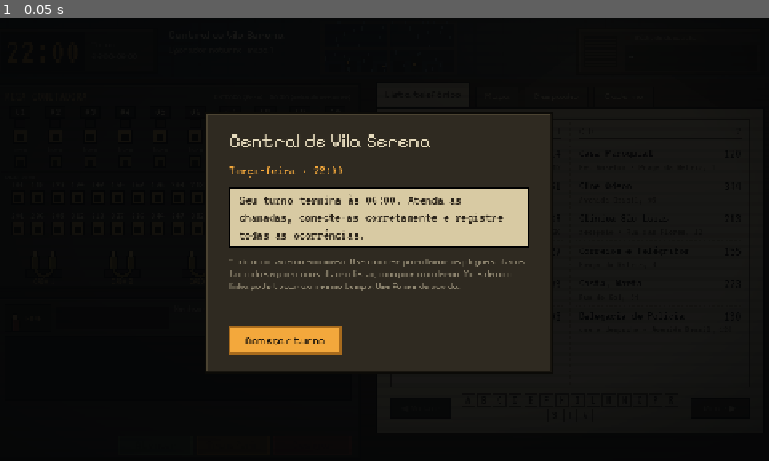
Above: before the commit, frame 1.
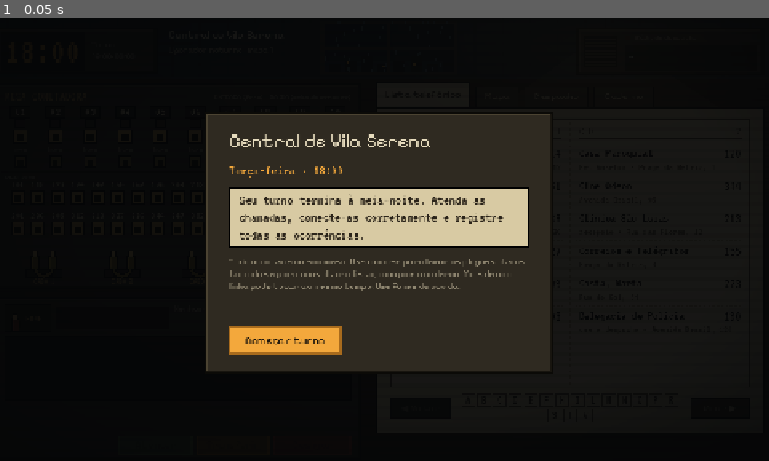
Above: after the commit, the same moment.

Repository: MendelDdS/Project-Switchboard
Game: Godot game, scene res://scenes/main.tscn
Two runs of this game, one before a commit and one after it. Both use one fixed random seed, a clock stepped at 60 frames per second and the inputs below.
Inputs:
- Up to frame 1 (0.05 s): no input

The runs differ from the first frame. In frame 1, 0.2% of the frame differs, in the area x 40-64%, y 33-43%.

Commit message:
feat(#0000): some fixes for recall

Diff:
--- a/data/calls/transfer_27_moca_taxi_ponto_da_rodoviaria.tres
+++ b/data/calls/transfer_27_moca_taxi_ponto_da_rodoviaria.tres
@@ -5,7 +5,7 @@
 [resource]
 script = ExtResource("1_uf2v7")
 caller = "Moça"
-opening = PackedStringArray("Boa noite.", "Preciso de um carro de praça. O primeiro ônibus sai às cinco e eu não posso perder.")
+opening = PackedStringArray("Boa noite.", "Preciso de um carro de praça. O último ônibus sai às onze e eu não posso perder.")
 repeat = "O ponto de táxi da rodoviária."
 target = "176"
 destination = "Táxi, Ponto da Rodoviária"
--- a/data/calls/transfer_28_dona_olga_radio_serena_am.tres
+++ b/data/calls/transfer_28_dona_olga_radio_serena_am.tres
@@ -5,7 +5,7 @@
 [resource]
 script = ExtResource("1_da3kq")
 caller = "Dona Olga"
-opening = PackedStringArray("Boa noite, meu filho.", "Me liga com a rádio? Quero mandar um recado pro meu filho que trabalha na roça. Ele escuta de madrugada.")
+opening = PackedStringArray("Boa noite, meu filho.", "Me liga com a rádio? Quero mandar um recado pro meu filho que trabalha na roça. Ele escuta o programa da noite.")
 repeat = "A Rádio Serena."
 target = "390"
 destination = "Rádio Serena AM"
--- a/data/content.tres
+++ b/data/content.tres
@@ -186,7 +186,7 @@
 [sub_resource type="Resource" id="Resource_2cdgd"]
 script = ExtResource("1_6g7xa")
 name = "Farmácia Central"
-note = "fecha às 20h"
+note = "fecha às 18h"
 address = "Praça da Matriz, 3"
 number = "118"
 closed_at_night = true
@@ -360,7 +360,7 @@
 address = "Rua da Estação, 110"
 number = "176"
 spoken = "o ponto de táxi da rodoviária"
-reasons = PackedStringArray("Preciso de um carro até a rodoviária.", "O primeiro ônibus sai às cinco e eu não posso perder.")
+reasons = PackedStringArray("Preciso de um carro até a rodoviária.", "O último ônibus sai às onze e eu não posso perder.")
 
 [sub_resource type="Resource" id="Resource_uhirb"]
 script = ExtResource("1_6g7xa")
@@ -446,9 +446,10 @@
 callers = PackedStringArray("f:Moradora", "m:Morador", "w:Senhor", "f:Senhora", "m:Rapaz", "f:Moça", "w:Seu Jair", "f:Dona Cida", "m:Seu Valdir", "f:Dona Olga")
 retry_missed = PackedStringArray("Liguei agora há pouco e ninguém atendeu!", "Central? Até que enfim! Já liguei antes.", "Tô tentando faz tempo. Ninguém atende essa central?")
 retry_wrong_info = PackedStringArray("O número que o senhor me deu não era o certo.", "Liguei pro número que o senhor passou e era de outra pessoa!", "Central, a informação que o senhor me deu tava errada.")
+retry_wrong_number = PackedStringArray("Central, vocês me ligaram pro número errado! Agora me passa pro certo, por favor.", "Liguei antes e fui parar no lugar errado! Vamos tentar de novo.", "Me conectaram com uma pessoa nada a ver! Quero o número certo desta vez.")
 retry_worse = PackedStringArray("Central! Ninguém apareceu aqui e tá ficando pior!", "Liguei mais cedo e ninguém veio! Tá piorando!", "Pelo amor de Deus, cadê o socorro? Piorou!")
 retry_too_late = PackedStringArray("Liguei mais cedo. Ninguém veio. Agora não adianta mais.", "Não precisa mandar mais ninguém. Já era.", "Vocês demoraram demais. Eu só queria que soubessem.")
-woken_up = PackedStringArray("Alô? Quem é, a essa hora?", "Hã? Me acordou no meio da madrugada!", "Quem tá ligando? Aqui tá todo mundo dormindo!", "Alô?! Isso é hora?")
+woken_up = PackedStringArray("Alô? Quem é, a essa hora?", "Hã? Isso é hora de ligar pros outros?", "Quem tá ligando? Aqui tá todo mundo dormindo!", "Alô?! Isso é hora?")
 gave_up = PackedStringArray("Quer saber? Esquece. Eu ligo amanhã.", "Errou de novo? Deixa pra lá.", "Não, chega. Boa noite.")
 news_ok = PackedStringArray("{occurrence} na {address}: socorro chega a tempo.", "{occurrence} na {address}: equipe controla a situação.")
 news_late = PackedStringArray("{occurrence} na {address}: socorro chega com atraso.", "{occurrence} na {address}: moradores reclamam da demora.")
--- a/scenes/main.tscn
+++ b/scenes/main.tscn
@@ -115,7 +115,7 @@
 
 [node name="Clock" type="Label" parent="Layout/Columns/Left/TopLeft/ClockPanel/HBox/Face"]
 layout_mode = 2
-text = "22:00"
+text = "18:00"
 theme_override_fonts/font = ExtResource("4_vt323_regula")
 theme_override_colors/font_color = Color(0.9529, 0.6588, 0.2353, 1)
 theme_override_font_sizes/font_size = 60
@@ -125,7 +125,7 @@
 
 [node name="Shift" type="Label" parent="Layout/Columns/Left/TopLeft/ClockPanel/HBox"]
 layout_mode = 2
-text = "Turno\n22:00–06:00"
+text = "Turno\n18:00–00:00"
 theme_type_variation = &"DimLabel"
 theme_override_font_sizes/font_size = 13
 size_flags_vertical = 4
--- a/scenes/ui/intro.tscn
+++ b/scenes/ui/intro.tscn
@@ -41,7 +41,7 @@
 
 [node name="Date" type="Label" parent="Center/Card/VBox"]
 layout_mode = 2
-text = "Terça-feira · 22:00"
+text = "Terça-feira · 18:00"
 theme_override_fonts/font = ExtResource("3_vt323_regula")
 theme_override_colors/font_color = Color(0.9529, 0.6588, 0.2353, 1)
 theme_override_font_sizes/font_size = 24
@@ -52,7 +52,7 @@
 
 [node name="Text" type="Label" parent="Center/Card/VBox/Note"]
 layout_mode = 2
-text = "Seu turno termina às 06:00. Atenda as chamadas, conecte-as corretamente e registre todas as ocorrências."
+text = "Seu turno termina à meia-noite. Atenda as chamadas, conecte-as corretamente e registre todas as ocorrências."
 theme_type_variation = &"InkMonoLabel"
 theme_override_font_sizes/font_size = 24
 autowrap_mode = 3
--- a/scripts/conversation.gd
+++ b/scripts/conversation.gd
@@ -112,6 +112,8 @@
 			return await say(c, GameData.pick(C.retry_missed))
 		PhoneCall.Retry.WRONG_INFO:
 			return await say(c, GameData.pick(C.retry_wrong_info))
+		PhoneCall.Retry.WRONG_NUMBER:
+			return await say(c, GameData.pick(C.retry_wrong_number))
 		PhoneCall.Retry.WORSE:
 			return await say(c, GameData.pick(C.retry_too_late if c.too_late else C.retry_worse))
 	return true
--- a/scripts/data/game_content.gd
+++ b/scripts/data/game_content.gd
@@ -14,7 +14,7 @@
 @export var occurrences: PackedStringArray = []
 
 @export_group("Agenda")
-## Minutos depois das 22:00 em que tocam as 4 ligações principais
+## Minutos depois do início do turno (18:00) em que tocam as 4 ligações principais
 ## (transferência de estabelecimento, transferência de pessoa, emergência, trote).
 @export var main_call_at: PackedFloat32Array = [5, 38, 84, 170]
 
@@ -56,6 +56,8 @@
 @export var retry_missed: PackedStringArray = []
 ## Quem liga de novo porque recebeu a informação errada.
 @export var retry_wrong_info: PackedStringArray = []
+## Quem liga de novo porque foi conectado ao número errado (e pede o certo).
+@export var retry_wrong_number: PackedStringArray = []
 ## Emergência que liga de novo: ninguém chegou e a situação piorou (ainda dá para despachar).
 @export var retry_worse: PackedStringArray = []
 ## Emergência que liga de novo quando já não adianta.
--- a/scripts/main.gd
+++ b/scripts/main.gd
@@ -5,12 +5,14 @@
 ##
 ## Laço: ATENDER → ENTENDER → CONSULTAR → CONECTAR/DESPACHAR → REGISTRAR → CONTINUAR
 
-const GAME_MIN_PER_SEC := 1.0           # 480 minutos de turno ≈ 8 minutos reais
-const SHIFT_END := 480.0
+const GAME_MIN_PER_SEC := 1.0           # 360 minutos de turno ≈ 6 minutos reais
+const SHIFT_START_HOUR := 18            # o turno vai das 18:00...
+const SHIFT_END := 360.0                # ...até 00:00 (minutos depois do início)
 const FILLER_GAP := 25.0                # minutos de jogo entre uma ligação extra e qualquer outra
 const PEAK_CHANCE := 0.35               # chance de um pico (duas ou três linhas tocando juntas) no turno
-const MYST_FROM := 240.0                # a ligação desconhecida toca em algum momento entre 02:00...
-const MYST_TO := 450.0                  # ...e 05:30 (minutos após 22:00)
+const MYST_FROM := 240.0                # a ligação desconhecida toca em algum momento entre 22:00...
+const MYST_TO := 330.0                  # ...e 23:30 (minutos após o início do turno)
+const FILLERS := Vector2i(4, 6)         # quantas ligações extras no turno
 const TALK_LEN := Vector2(45.0, 90.0)   # duração (min de jogo) de uma conversa transferida
 const TEMPLATE_CHANCE := 0.5            # chance de uma extra (ou a emergência) vir de um molde e não de um roteiro escrito
 const GIVE_UP_SEC := 60.0               # ligações extras desistem se ninguém atende (as principais aguentam 1,5x)
@@ -25,7 +27,7 @@
 var C: GameContent = GameData.CONTENT
 
 var exchange: Exchange
-var report := ShiftReport.new()    ## advertências do turno, conferidas pelo supervisor às 06:00
+var report := ShiftReport.new()    ## advertências do turno, conferidas pelo supervisor no fim do turno
 var minutes := 0.0
 var running := false
 var sched: Array[PhoneCall] = []   ## ligações ainda por tocar, em ordem de horário
@@ -98,7 +100,7 @@
 
 
 static func fmt(m: float) -> String:
-	var t := (22 * 60 + int(floor(m))) % 1440
+	var t := (SHIFT_START_HOUR * 60 + int(floor(m))) % 1440
 	if t < 0:
 		t += 1440
 	return "%02d:%02d" % [t / 60, t % 60]
@@ -345,6 +347,9 @@
 	var d := board.dest_of_output(c.line)
 	if d == -1 or exchange.dest(d) != Exchange.Dest.CONN:
 		return false
+	if str(d) != c.target:
+		_wrong_unattended(c, d)
+		return true
 	exchange.set_line(c.line, Exchange.Line.CONN, minutes + randf_range(TALK_LEN.x, TALK_LEN.y))
 	c.connected = true
 	c.dest_num = d
@@ -352,6 +357,17 @@
 	phone.flash("%02d - %d" % [c.line, d], 2600)
 	end_call(c, PhoneCall.End.CONNECTED)
 	return true
+
+
+## Destino errado atendeu sem o operador na linha: quem atendeu diz que foi engano e desliga, e o solicitante
+## também desliga. Mais tarde ele liga de novo reclamando e pedindo o número certo.
+func _wrong_unattended(c: PhoneCall, d: int) -> void:
+	exchange.set_dest(d, Exchange.Dest.DONE)
+	c.sys(tr("(Atendeu: %s. Foi engano, e os dois desligaram.)") % GameData.display_name(GameData.entry(str(d))))
+	end_call(c, PhoneCall.End.CALLER)
+	_call_again(c, PhoneCall.Retry.WRONG_NUMBER)
+	if c.main in [0, 1]:
+		hint(tr("Sem o FONE na linha, uma conexão errada cai. A pessoa vai ligar de novo: confira o número na lista antes de transferir."))
 
 
 ## Depois da ligação desconhecida: FONE na entrada dela tenta ligar de volta.
@@ -471,7 +487,7 @@
 	var targets := mains.map(func(m: PhoneCall): return m.target)
 	var taken := mains.map(func(m: PhoneCall): return m.at)
 	var ats := []
-	for i in randi_range(5, 7):
+	for i in randi_range(FILLERS.x, FILLERS.y):
 		for _try in 40:
 			var at := randf_range(12.0, SHIFT_END - 10.0)
 			if taken.all(func(x): return absf(at - x) >= FILLER_GAP):
@@ -732,7 +748,7 @@
 			obs = tr("Desistiu na espera.")
 		_:
 			if c.kind == PhoneCall.Kind.TRANSFER and not c.connected:
-				obs = tr("Não conectada.")
+				obs = tr("Conectada ao número errado.") if c.wrong > 0 else tr("Não conectada.")
 			elif c.kind == PhoneCall.Kind.MYSTERY:
 				obs = tr("A ligação caiu.")
 	var unknown := c.kind == PhoneCall.Kind.MYSTERY or reason == PhoneCall.End.MISSED
@@ -782,9 +798,10 @@
 		_call_again(c, PhoneCall.Retry.WRONG_INFO)
 
 
-## A mesma pessoa liga de novo mais tarde (uma vez só), irritada e com menos paciência.
+## A mesma pessoa liga de novo mais tarde, irritada e com menos paciência (no máximo uma vez por motivo).
+## Vale também para a ligação do tutorial (que só não gera advertência). Nunca fica para depois do fim do turno.
 func _call_again(c: PhoneCall, why: PhoneCall.Retry) -> void:
-	if c.retry != PhoneCall.Retry.NONE or c == tut:
+	if why in c.retried:
 		return
 	var n: PhoneCall
 	match c.kind:
@@ -798,7 +815,9 @@
 		_:
 			return
 	n.retry = why
-	n.at = minutes + randf_range(RETRY_AFTER.x, RETRY_AFTER.y)
+	n.retried = c.retried.duplicate()
+	n.retried.append(why)
+	n.at = minf(minutes + randf_range(RETRY_AFTER.x, RETRY_AFTER.y), maxf(minutes + 2.0, SHIFT_END - 4.0))
 	sched.append(n)
 	sched.sort_custom(func(a: PhoneCall, b: PhoneCall): return a.at < b.at)
 
--- a/scripts/model/phone_call.gd
+++ b/scripts/model/phone_call.gd
@@ -17,11 +17,12 @@
 	CONNECTED,  ## transferência completa; segue conectada sem o operador
 	MYSTERY,    ## a ligação desconhecida caiu
 }
-## Por que a pessoa está ligando de novo (só se liga de novo uma vez).
+## Por que a pessoa está ligando de novo (liga de novo no máximo uma vez por motivo).
 enum Retry {
 	NONE,
 	MISSED,      ## ninguém atendeu (ou desistiu na espera)
 	WRONG_INFO,  ## o operador deu a informação errada
+	WRONG_NUMBER,  ## foi conectada ao número errado sem o operador na linha
 	WORSE,       ## emergência sem socorro: a situação piorou
 }
 
@@ -31,9 +32,10 @@
 var caller := ""
 var main := -1              ## 0–3 = ligação principal (0 é a do tutorial); -1 = extra ou ligação desconhecida
 var filler := false
-var at := 0.0               ## minuto previsto (depois das 22:00)
+var at := 0.0               ## minuto previsto (depois do início do turno)
 var latest := INF           ## ligação desconhecida: a partir daqui toca mesmo com a mesa ocupada
 var retry := Retry.NONE
+var retried: Array[Retry] = []   ## motivos pelos quais esta pessoa já ligou de novo
 var too_late := false       ## emergência que liga de novo: já não adianta despachar
 
 var line := 0
--- a/scripts/model/shift_report.gd
+++ b/scripts/model/shift_report.gd
@@ -1,6 +1,6 @@
 class_name ShiftReport
 extends RefCounted
-## O que o supervisor confere às 06:00: as advertências do turno e como terminou cada emergência.
+## O que o supervisor confere no fim do turno: as advertências do turno e como terminou cada emergência.
 ## Pensado para as próximas noites: `night` e as listas podem ser salvas por noite, e `SEVERE_LIMIT`
 ## advertências graves somadas entre as noites significam demissão.
 
--- a/scripts/ui/report_view.gd
+++ b/scripts/ui/report_view.gd
@@ -1,6 +1,6 @@
 class_name ReportView
 extends CenterContainer
-## Relatório do supervisor às 06:00: advertências do turno, o jornal da manhã e o parecer.
+## Relatório do supervisor no fim do turno: advertências do turno, o jornal da manhã e o parecer.
 
 signal closed
 
@@ -20,7 +20,7 @@
 
 
 func show_report(r: ShiftReport) -> void:
-	_night.text = tr("Noite %d · turno das 22:00 às 06:00") % r.night
+	_night.text = tr("Noite %d · turno das %s às %s") % [r.night, Main.fmt(0.0), Main.fmt(Main.SHIFT_END)]
 	var s := "[b]%s[/b]\n" % tr("ADVERTÊNCIAS")
 	if r.faults.is_empty():
 		s += tr("Nenhuma.") + "\n"
--- a/scripts/ui/switchboard.gd
+++ b/scripts/ui/switchboard.gd
@@ -31,9 +31,11 @@
 var info_line := -1
 var info_until := 0
 var _press_pos := Vector2.ZERO
+var _press_ms := 0
 var _pulled := false           # o clique atual tirou um plug de uma tomada
 var _anim := {}                # ponta -> {"from": posição, "t": 0..1} voltando para a base
 const RETURN_SEC := 0.35
+const CLICK_MS := 300          # soltar antes disso, fora de uma tomada, conta como clique (não como arrastar)
 var _jacks: Array = []
 
 # ---- física dos cabos (corda de Verlet) ----
@@ -238,6 +240,7 @@
 
 func _press(pos: Vector2) -> void:
 	_press_pos = pos
+	_press_ms = Time.get_ticks_msec()
 	_pulled = false
 	if held != -1:
 		var j := jack_at(pos)
@@ -269,14 +272,16 @@
 
 ## Clique num plug encaixado: ele volta para a base. Clique num plug da base: fica na mão até
 ## o próximo clique. Arrastar e soltar encaixa na tomada (ou devolve à base, se soltar fora).
+## Um clique rápido que mexe uns pixels (mouse tremendo, toque no trackpad) continua sendo clique.
 func _release(pos: Vector2) -> void:
 	if held == -1:
 		return
-	if pos.distance_to(_press_pos) < 6.0:
+	var j := jack_at(pos)
+	var quick := Time.get_ticks_msec() - _press_ms < CLICK_MS and j == -1
+	if pos.distance_to(_press_pos) < 6.0 or quick:
 		if _pulled:
 			go_home(held)
 		return
-	var j := jack_at(pos)
 	if j == -1 or not place(held, j):
 		go_home(held)
 
--- a/tests/test_penalties.gd
+++ b/tests/test_penalties.gd
@@ -94,6 +94,53 @@
 	ok(_said(c2, C.gave_up) and not c2.connected and _faults("wrong_number") == 2, "duas advertências, sem conexão")
 	_clear_board()
 	print("OK 2 número errado / desiste na segunda")
+
+	# ---- 2b. número errado com o FONE fora: foi engano, os dois desligam e o solicitante liga de novo
+	var c2b := PhoneCall.from_transfer(load("res://data/calls/transfer_01_dona_lurdes_farmacia_santa_rita.tres"))
+	m.ring(c2b)
+	_answer(c2b)
+	ok(await wait_until(func(): return c2b.phase == PhoneCall.Phase.AWAIT and not c2b.talking), "pedido 2b")
+	_move(1, c2b.line + 10)
+	_move(2, 142)
+	m.transfer()
+	_move(0, -1)              # tira o FONE com o destino errado ainda tocando
+	ok(await wait_until(func(): return c2b.ended), "desligaram")
+	ok(not c2b.connected and ex.dest(142) == Exchange.Dest.DONE and _faults("wrong_number") == 3, "não completa com o número errado")
+	ok(c2b.record["obs"] == "Conectada ao número errado.", "caderno: número errado")
+	var r2b := _ring_retry(PhoneCall.Retry.WRONG_NUMBER)
+	_clear_board()
+	_answer(r2b)
+	ok(await wait_until(func(): return r2b.phase == PhoneCall.Phase.AWAIT and not r2b.talking), "ligou de novo e pediu de novo")
+	ok(_said(r2b, C.retry_wrong_number), "reclamou do número errado")
+	m.hangup()
+	_clear_board()
+	print("OK 2b número errado com o FONE fora / liga de novo")
+
+	# ---- 2c. o mesmo fluxo liga de novo também na ligação do tutorial, numa ligação que já era um retorno
+	#          e perto do fim do turno (o retorno nunca fica para depois da meia-noite)
+	for kind in ["tutorial", "retorno", "fim do turno"]:
+		var cc: PhoneCall = m.tut if kind == "tutorial" else PhoneCall.from_transfer(load("res://data/calls/transfer_01_dona_lurdes_farmacia_santa_rita.tres"))
+		if kind == "retorno":
+			cc.retry = PhoneCall.Retry.MISSED
+			cc.retried.append(PhoneCall.Retry.MISSED)
+		if kind == "fim do turno":
+			m.minutes = m.SHIFT_END - 3.0
+		m.ring(cc)
+		_answer(cc)
+		ok(await wait_until(func(): return cc.phase == PhoneCall.Phase.AWAIT and not cc.talking), "pedido: " + kind)
+		var wrong_dest := 142 if cc.target != "142" else 305
+		_move(1, cc.line + 10)
+		_move(2, wrong_dest)
+		m.transfer()
+		_move(0, -1)
+		ok(await wait_until(func(): return cc.ended), "desligaram: " + kind)
+		var again: Array = m.sched.filter(func(r): return r.retry == PhoneCall.Retry.WRONG_NUMBER and r.caller == cc.caller)
+		ok(again.size() == 1, "vai ligar de novo: " + kind)
+		ok(again[0].at <= m.SHIFT_END, "liga de novo antes do fim do turno: " + kind)
+		m.sched.erase(again[0])
+		_clear_board()
+	m.minutes = 0.0
+	print("OK 2c número errado com o FONE fora: tutorial, retorno e fim do turno")
 
 	# ---- 3. registro com tipo errado
 	var nb = m.notebook
--- a/tests/test_shift.gd
+++ b/tests/test_shift.gd
@@ -1,6 +1,6 @@
 extends "res://tests/test_base.gd"
 ## Um robô joga o turno inteiro na agenda real (use `-- --seed=N` para repetir a agenda).
-## Falha se houver travamento: o turno precisa chegar ao final das 06:00 depois da ligação desconhecida.
+## Falha se houver travamento: o turno precisa chegar ao final (00:00) depois da ligação desconhecida.
 ## `m` e `b` ficam sem tipo: Main e Switchboard usam o autoload Sfx, que ainda não existe quando o Godot
 ## compila um script passado com -s.
 
@@ -117,5 +117,5 @@
 		myst_at, post, m.fmt(m.minutes), max_live, 100 * f2 / maxi(fall, 1), 100 * f3 / maxi(fall, 1),
 		100 * starved / maxi(fall, 1), lost, recs.size()])
 	ok(myst_at != "", "a ligação desconhecida tocou")
-	ok(m.ending and m.minutes >= m.SHIFT_END, "o turno terminou às 06:00")
+	ok(m.ending and m.minutes >= m.SHIFT_END, "o turno terminou no horário")
 	finish("turno completo")
Not shown, changed: CLAUDE.md
